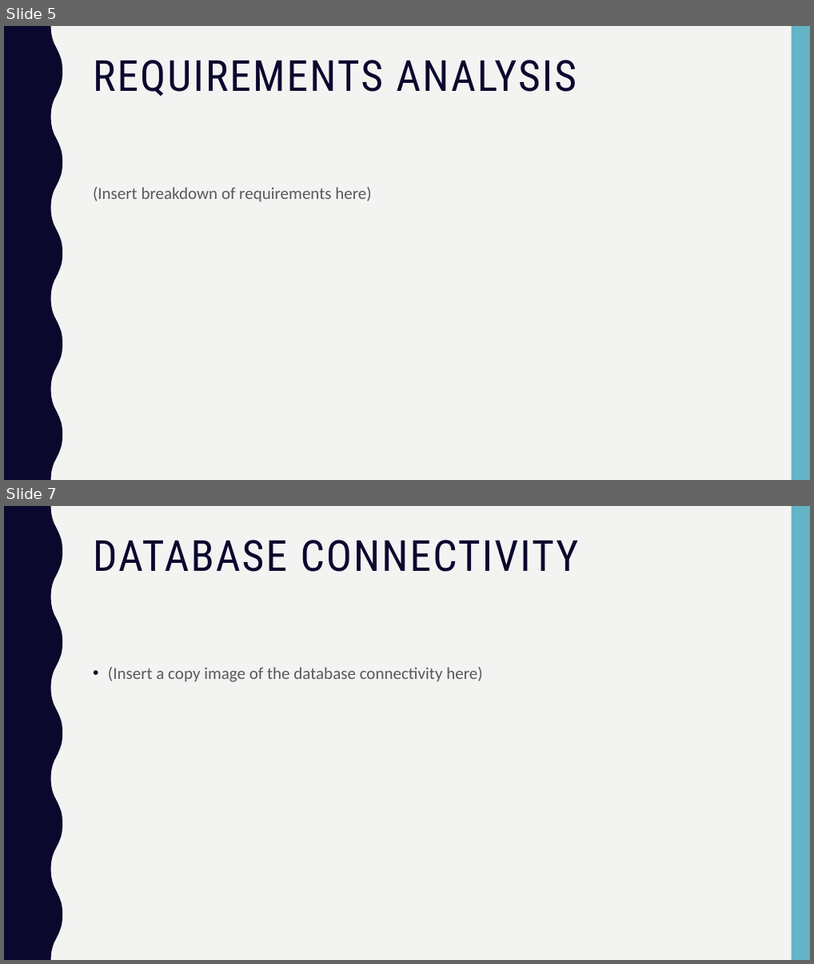
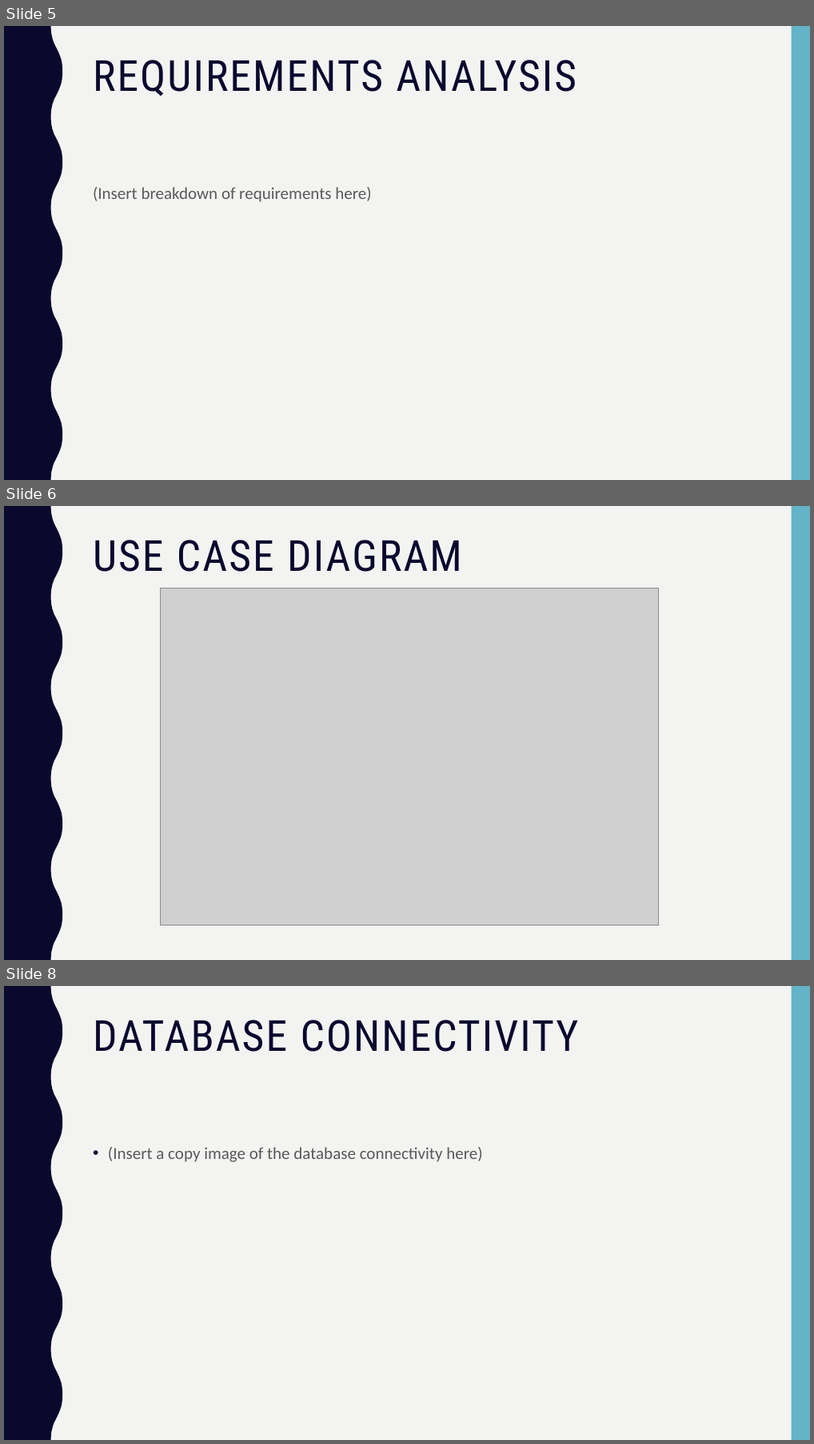
Before and after one commit to george98788/Enterprise-systems-development, a slide deck: Group 10 Sprint_1.pptx. Shown one above the other, each under a label of ours: slides 5 and 7 before the commit, slides 5, 6 and 8 after it; the slides between them are not shown. The pictures are 814x964 and 814x1444 pixels, drawn with LibreOffice and Linux fonts; fonts in the diff are those of the drawing; grey boxes stand for pictures. Boxes give left, top, right and bottom in pixels: in the first picture for what was removed or moved away, otherwise in the second. Text is boxed around its words. In the diff, an @@ line names an element or a change of style, - is before the commit and + after.

Commit message:
Add files via upload
Added Use Case Diagram

```diff
--- a/Group 10 Sprint_1.pptx
+++ b/Group 10 Sprint_1.pptx
@@ slide 6 added at [4, 506, 810, 960], background #F3F3F2; not listed: 2 template elements that a slide beside it also shows @@
@@ title added at [93, 540, 462, 572], 51 pt, text #0B082E @@
+USE CASE DIAGRAM
@@ picture added at [161, 588, 659, 925] @@
@@ what was slide 7 is now slide 8 @@
```
Also in this commit, not shown: 1 other slide added, 1 slide removed.
